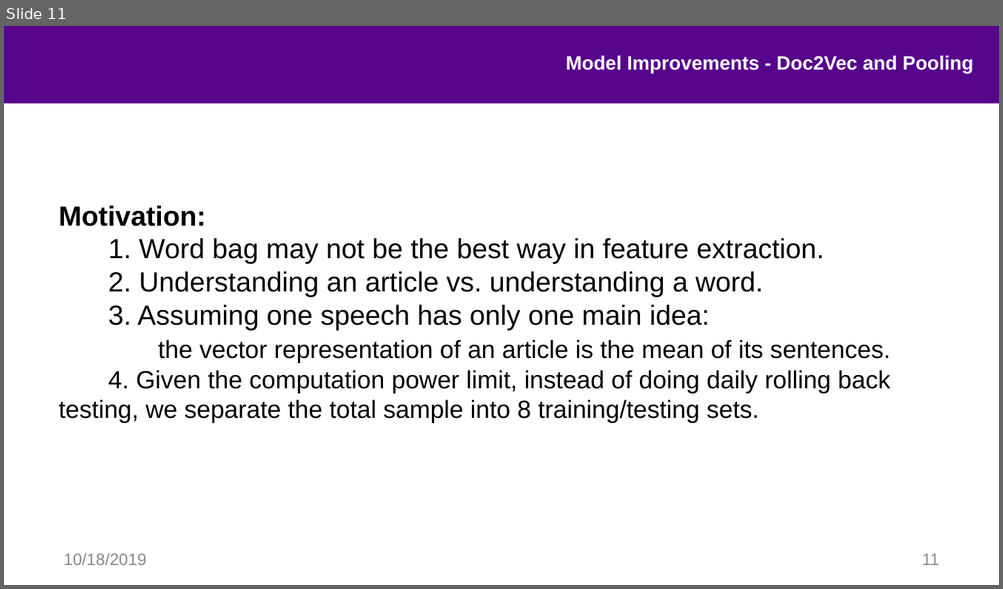
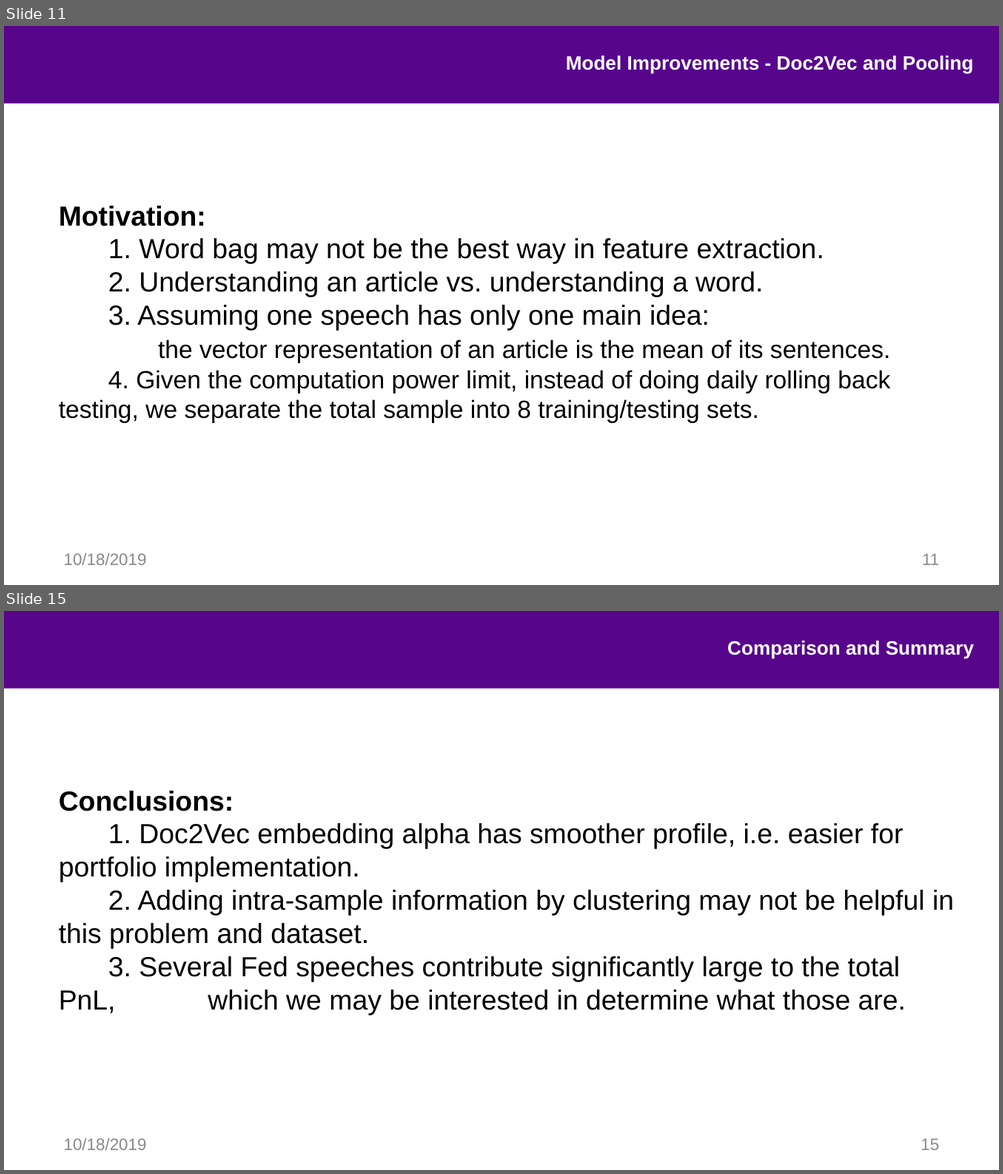
Before and after one commit to hhy845914111/NLP-Project, a slide deck: final_pre.pptx. Shown one above the other, each under a label of ours: slide 11 before the commit, slides 11 and 15 after it; the slides between them are not shown. The pictures are 1003x589 and 1003x1174 pixels, drawn with LibreOffice and Linux fonts; fonts in the diff are those of the drawing; background and template pictures are left out. Boxes give left, top, right and bottom in pixels: in the first picture for what was removed or moved away, otherwise in the second. Text is boxed around its words. In the diff, an @@ line names an element or a change of style, - is before the commit and + after.

```diff
--- a/final_pre.pptx
+++ b/final_pre.pptx
@@ slide 15 added at box(4, 611, 999, 1170), background #FFFFFF; not listed: 1 template element that a slide beside it also shows @@
@@ text added at box(727, 641, 973, 659), 14 pt, text #FFFFFF, bold @@
+Comparison and Summary
@@ text added at box(59, 791, 953, 1015), 20 pt, text #000000 @@
+Conclusions:
+1. Doc2Vec embedding alpha has smoother profile, i.e. easier for portfolio implementation.
+2. Adding intra-sample information by clustering may not be helpful in this problem and dataset.
+3. Several Fed speeches contribute significantly large to the total PnL, which we may be interested in determine what those are.
@@ text added at box(64, 1139, 147, 1150), 12 pt, text #898989 @@
+10/18/2019
@@ page number added at box(920, 1139, 939, 1150), 12 pt, text #898989 @@
+15
```
Also in this commit, not shown: 6 slides changed, 2 other slides added, 18 other files.
